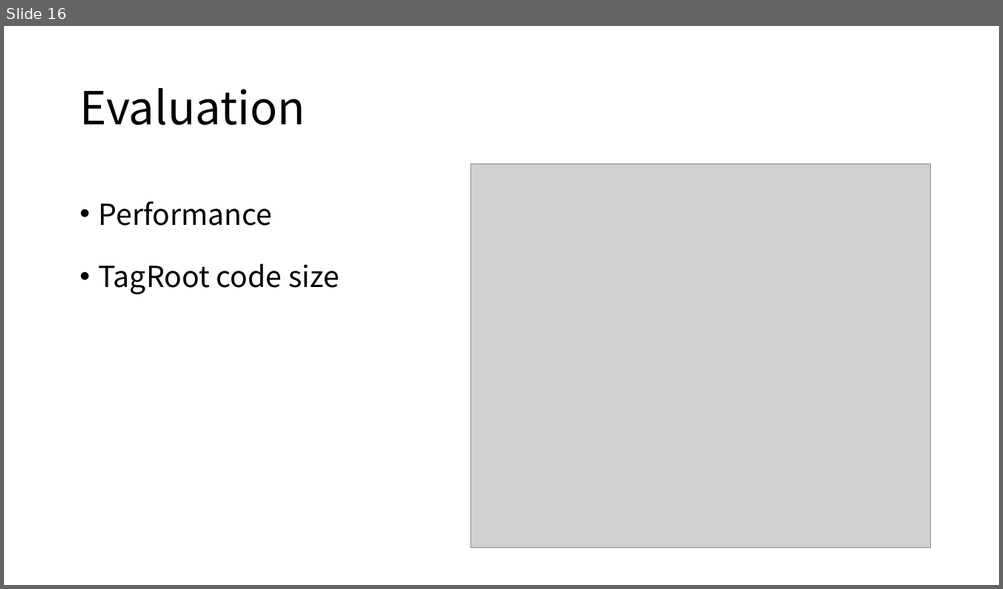
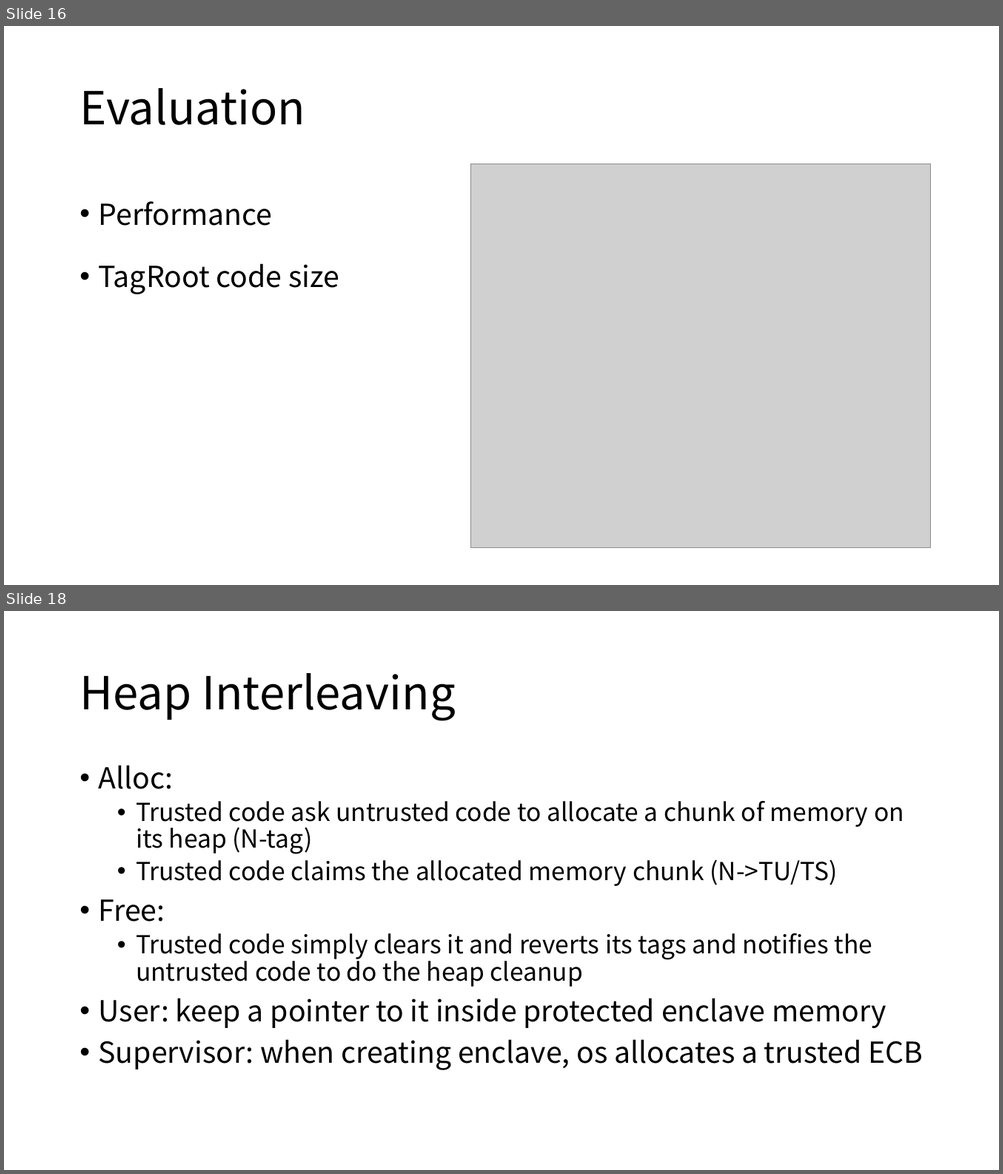
Before and after one commit to Bemfool/SUNFLOWER, a slide deck: ppt(合).pptx. Shown one above the other, each under a label of ours: slide 16 before the commit, slides 16 and 18 after it; the slides between them are not shown. The pictures are 1003x589 and 1003x1174 pixels, drawn with LibreOffice and Linux fonts; fonts in the diff are those of the drawing; grey boxes stand for pictures. Boxes give left, top, right and bottom in pixels: in the first picture for what was removed or moved away, otherwise in the second. Text is boxed around its words. In the diff, an @@ line names an element or a change of style, - is before the commit and + after.

```diff
--- a/ppt(合).pptx
+++ b/ppt(合).pptx
@@ slide 18 added at [4, 611, 999, 1170], background #FFFFFF @@
@@ title added at [79, 673, 455, 721], 44 pt, text #000000 @@
+Heap Interleaving
@@ text added at [99, 765, 922, 1071], 24 pt, text #000000 @@
+• Alloc:
+  • Trusted code ask untrusted code to allocate a chunk of memory on its heap (N-tag)
+  • Trusted code claims the allocated memory chunk (N->TU/TS)
+• Free:
+  • Trusted code simply clears it and reverts its tags and notifies the untrusted code to do the heap cleanup
+• User: keep a pointer to it inside protected enclave memory
+• Supervisor: when creating enclave, os allocates a trusted ECB
```
Also in this commit, not shown: 4 other slides added.
